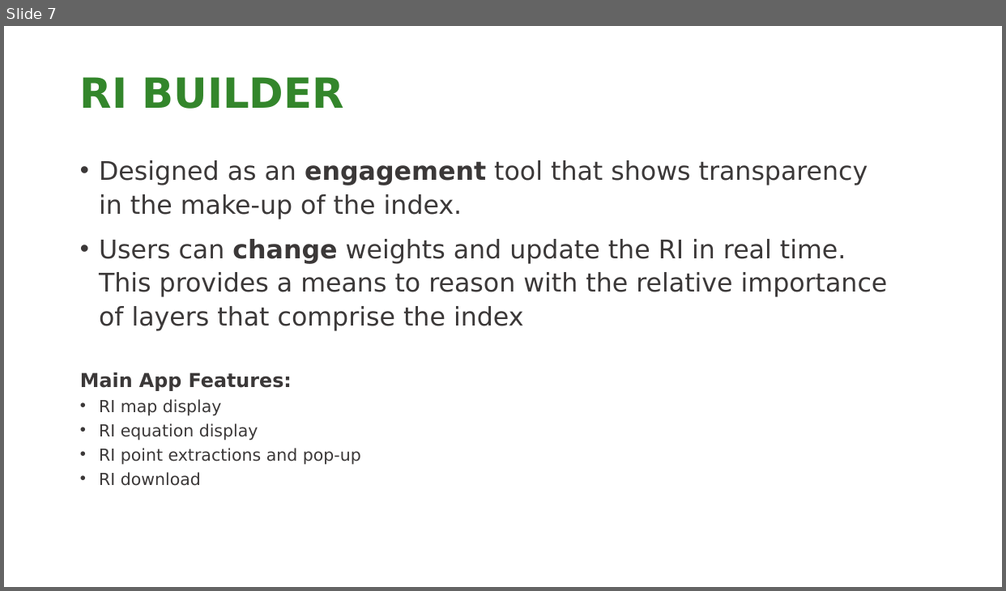
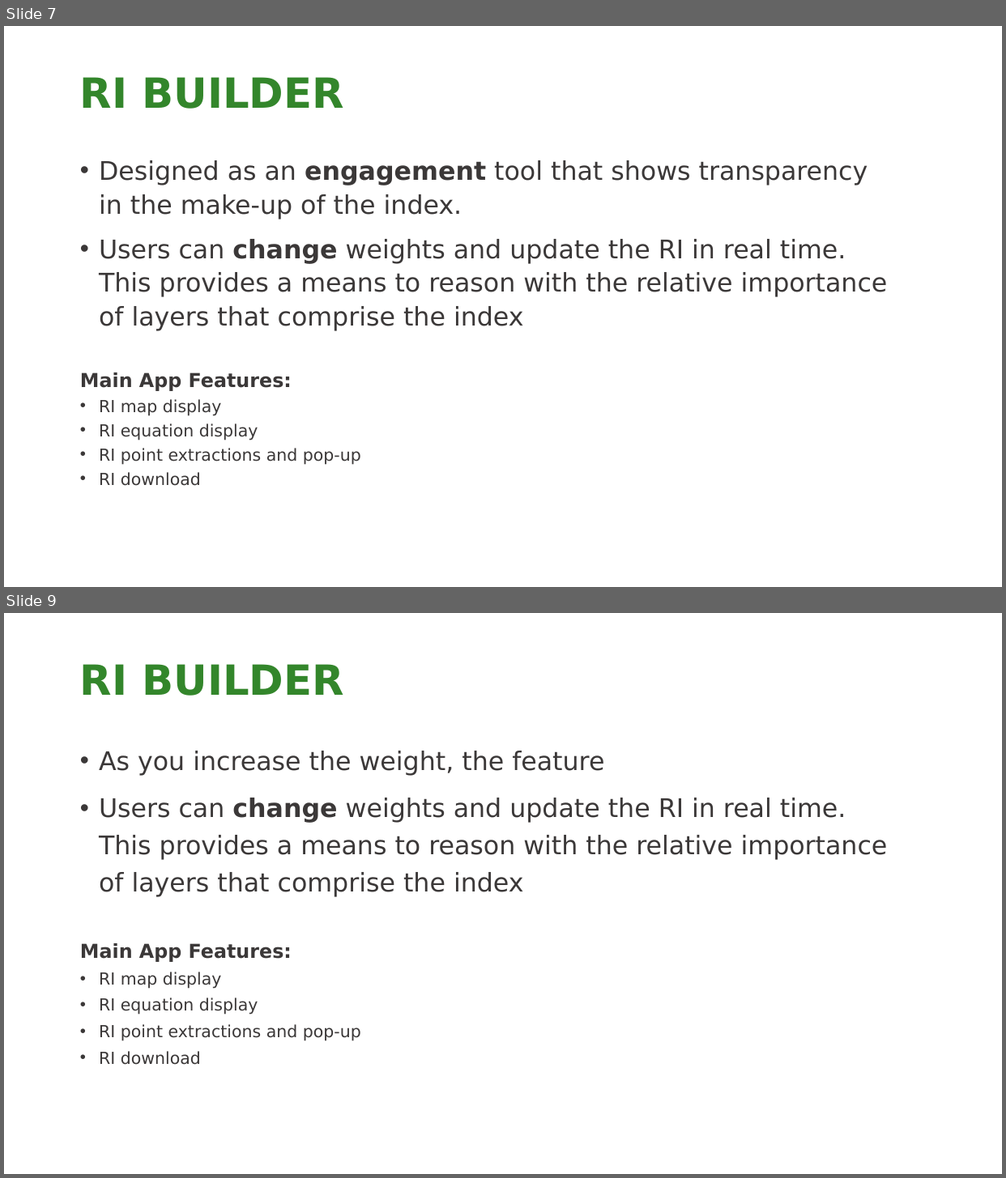
Before and after one commit to NCC-CNC/RI-proto, a slide deck: www/RI_GUIDE.pptx. Shown one above the other, each under a label of ours: slide 7 before the commit, slides 7 and 9 after it; the slides between them are not shown. The pictures are 1006x591 and 1006x1178 pixels, drawn with LibreOffice and Linux fonts; fonts in the diff are those of the drawing; background and template pictures are left out. Boxes give left, top, right and bottom in pixels: in the first picture for what was removed or moved away, otherwise in the second. Text is boxed around its words. In the diff, an @@ line names an element or a change of style, - is before the commit and + after.

```diff
--- a/www/RI_GUIDE.pptx
+++ b/www/RI_GUIDE.pptx
@@ slide 9 added at (x1=4, y1=613, x2=1002, y2=1174), background picture (left out) @@
@@ title added at (x1=80, y1=664, x2=344, y2=696), 30 pt, text #33862B, bold @@
+RI BUILDER
@@ text added at (x1=80, y1=751, x2=888, y2=1065), 18.5 pt, text #3B3838 @@
+• As you increase the weight, the feature
+• Users can change weights and update the RI in real time. This provides a means to reason with the relative importance of layers that comprise the index
+Main App Features:
+• RI map display
+• RI equation display
+• RI point extractions and pop-up
+• RI download
```
Also in this commit, not shown: 2 slides changed, 1 other slide added, 2 other files.
